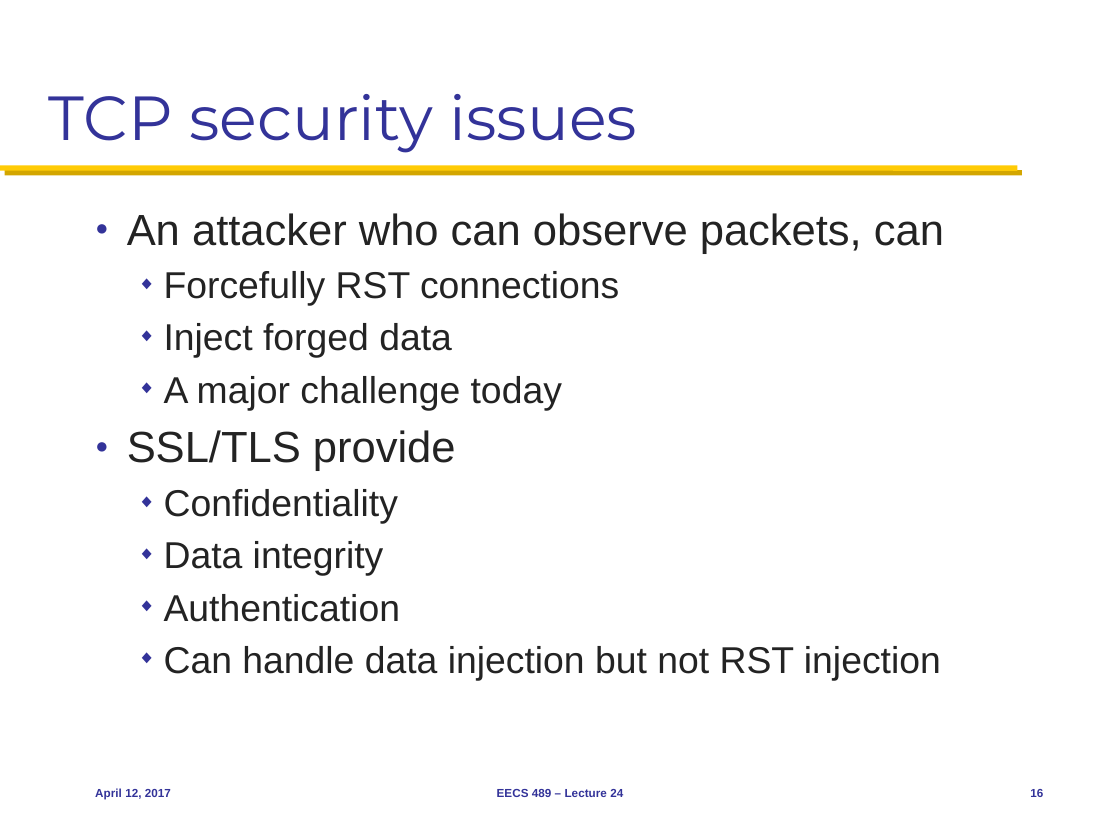
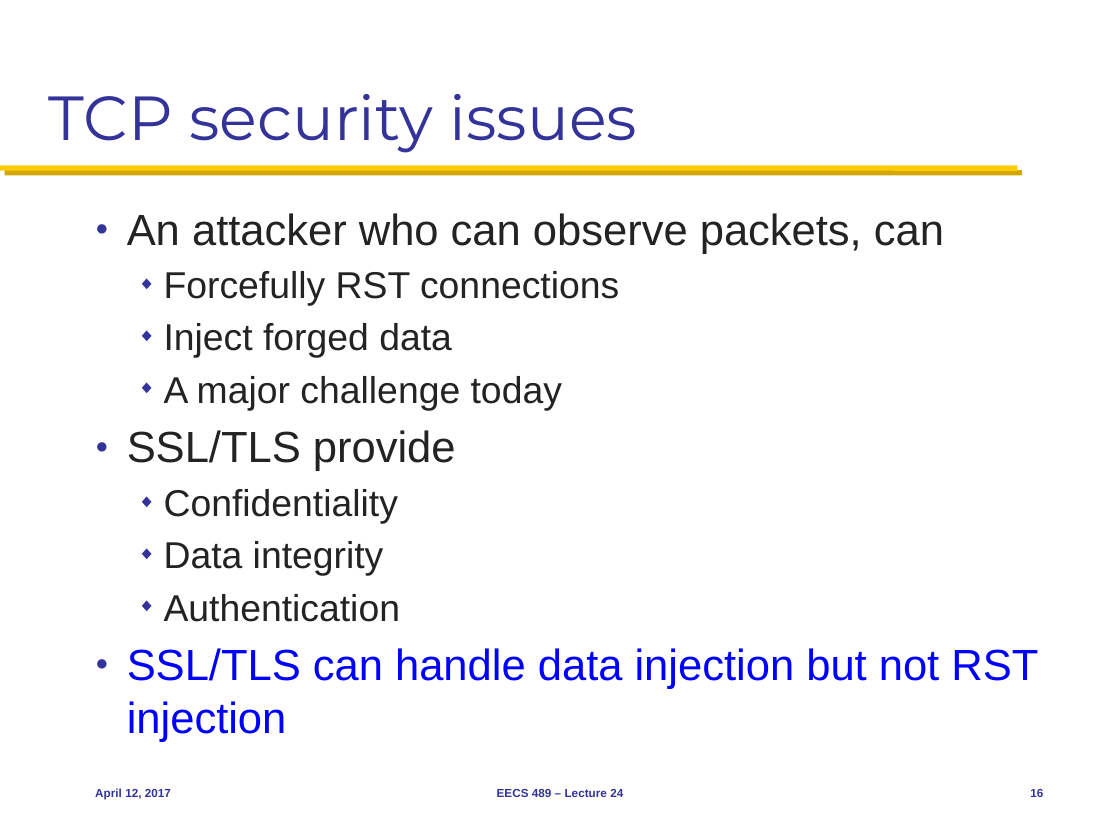
Before and after one commit to mosharaf/eecs489, a slide deck: slide 16 of Slides/041217.pptx. Drawn at 1120x840 pixels with LibreOffice and Linux fonts; fonts in the diff are those of the drawing. Boxes give left, top, right and bottom in pixels: in the first picture for what was removed or moved away, otherwise in the second. Text is boxed around its words. In the diff, an @@ line names an element or a change of style, - is before the commit and + after.

```diff
--- a/Slides/041217.pptx
+++ b/Slides/041217.pptx
@@ text at [127, 648, 1038, 742]: text changed; size 24 to 28 pt; text colour #232323 to #0000FF @@
-  ◆ Can handle data injection but not RST injection
+● SSL/TLS can handle data injection but not RST injection
```
Also in this commit, not shown: 7 other slides changed.
